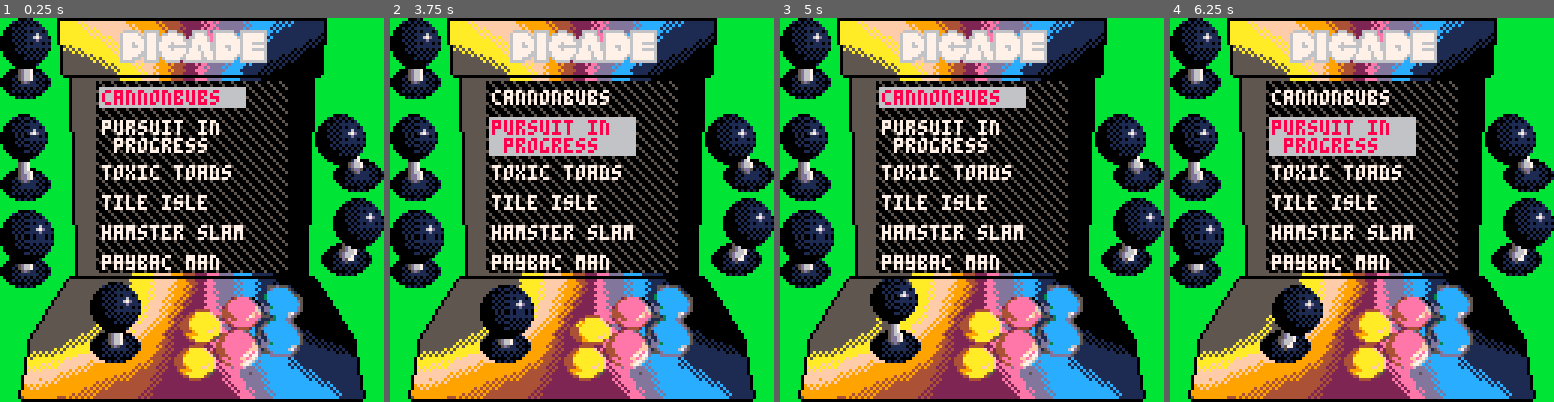
Above: before the commit, frames 1-4 (left to right).
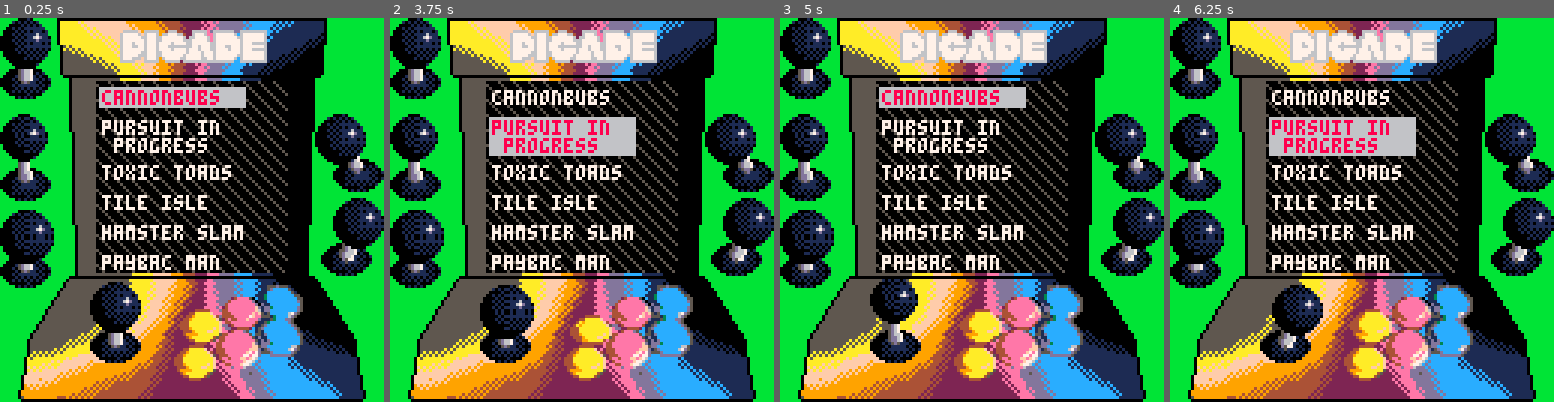
Above: after the commit, the same moments.

Repository: MiniMechMedia/pico8-games
Game: PICO-8 cartridge carts/picade-loader/picade-scratch.p8
Two runs of this game, one before a commit and one after it. Both use one fixed random seed, a clock stepped at 60 frames per second and the inputs below.
Inputs:
- Up to frame 1 (0.25 s): no input
- Up to frame 2 (3.75 s): tap X (X key) at 0.33, 1.07, 1.85, 2.97 s; tap O (Z key) at 0.7, 1.7, 2.1, 2.5, 2.9, 3.3, 3.7 s; hold Right 1.6-2.1 s; hold Up 2.15-2.42 s; hold Right 2.47-3.03 s; hold Left 3.08-3.58 s; hold Down from 3.63 s (still down)
- Up to frame 3 (5 s): release Down at 3.97 s; hold Right 4.02-4.68 s; tap X (X key) at 4.08 s; tap O (Z key) at 4.1, 4.5, 4.9 s; hold Up from 4.73 s (still down)
- Up to frame 4 (6.25 s): release Up at 5.03 s; hold Left 5.08-5.68 s; tap X (X key) at 5.2 s; tap O (Z key) at 5.3, 5.7, 6.1 s; hold Down 5.73-6.03 s; hold Right from 6.08 s (still down)

The runs differ from the first frame. In frame 1, 6.8% of the frame differs, in the area x 25-75%, y 16-67%; in frame 2, 6.4%; in frame 3, 6.8%; in frame 4, 6.4%.

Commit message:
Minor retropie bg tweak

Diff:
--- a/carts/picade-loader/picade-scratch.p8
+++ b/carts/picade-loader/picade-scratch.p8
@@ -566,25 +566,30 @@
 end
 
 function draw_ui()
-  fillp(0X7BDE)
-  color(5)
+  -- fillp(0X7BDE)
+  -- color(5)
+  -- rectfill(
+  --   32,
+  --   21,
+  --   32+64-1,
+  --   21+64-1
+  --   -- 0
+  --   )
+  -- fillp()
+
+  -- TODO space out the diagonals a little more
   rectfill(
     32,
     21,
     32+64-1,
-    21+64-1
-    -- 0
-    )
-  fillp()
-
-  -- TODO space out the diagonals a little more
-  -- rectfill(
-  --   32,
-  --   21,
-  --   32+64-1,
-  --   21+64-1,
-  --   0
-  -- )
+    21+64-1,
+    0
+  )
+  clip(32, 21, 64,64)
+  for i = -100, 100, 5 do
+    line(0, 0+i, 128, 128+i, 5)
+  end
+  clip()
   -- local xoff = 32
   -- local yoff = 21
   -- for i = 1, 10 do
